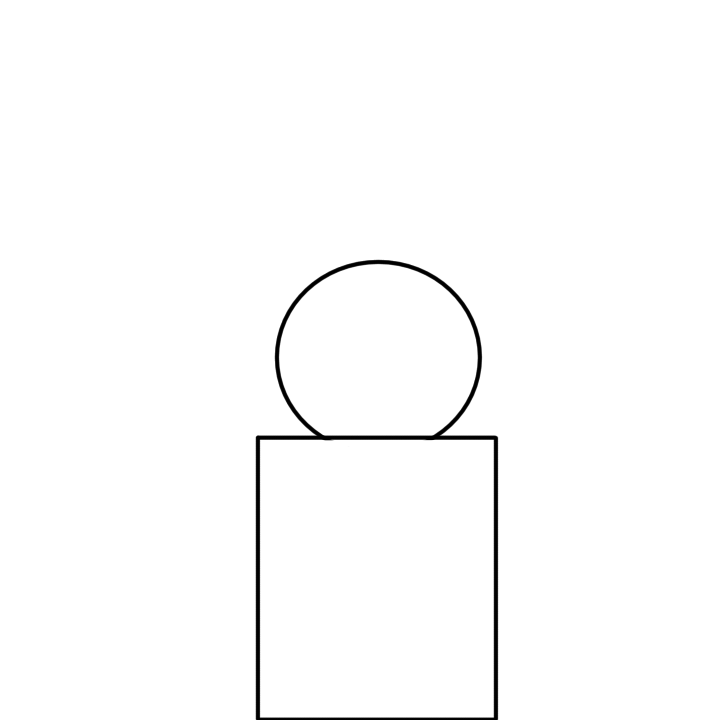
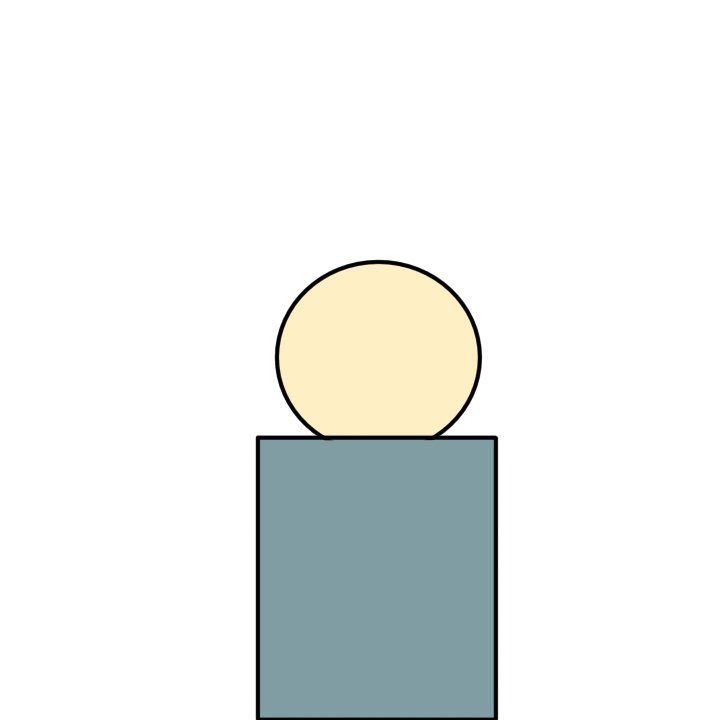
Layer changes from the first w=720, h=720 image to the second:
painted on "Paint Layer 1" over 259, 263, 495, 719
